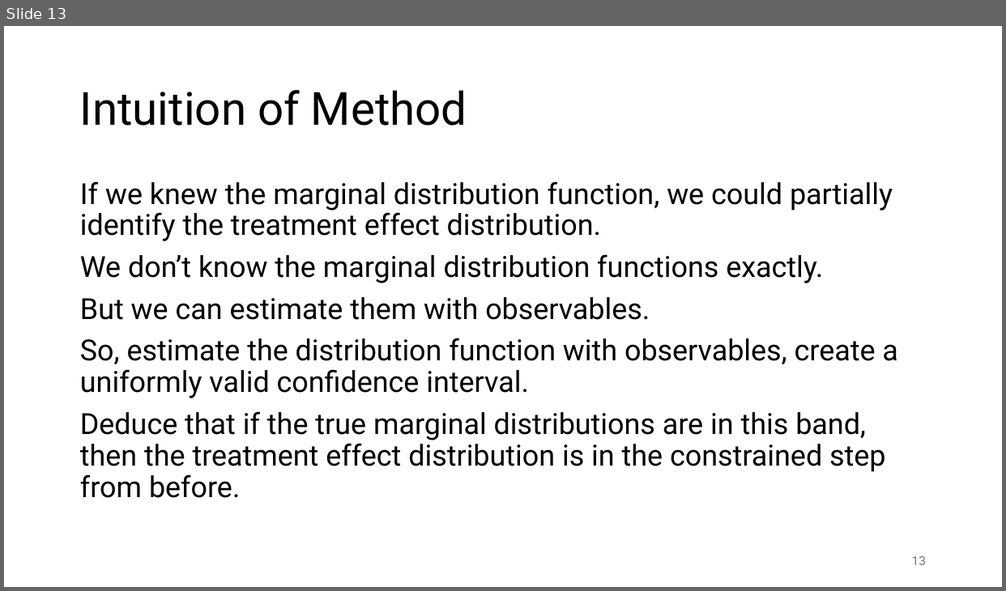
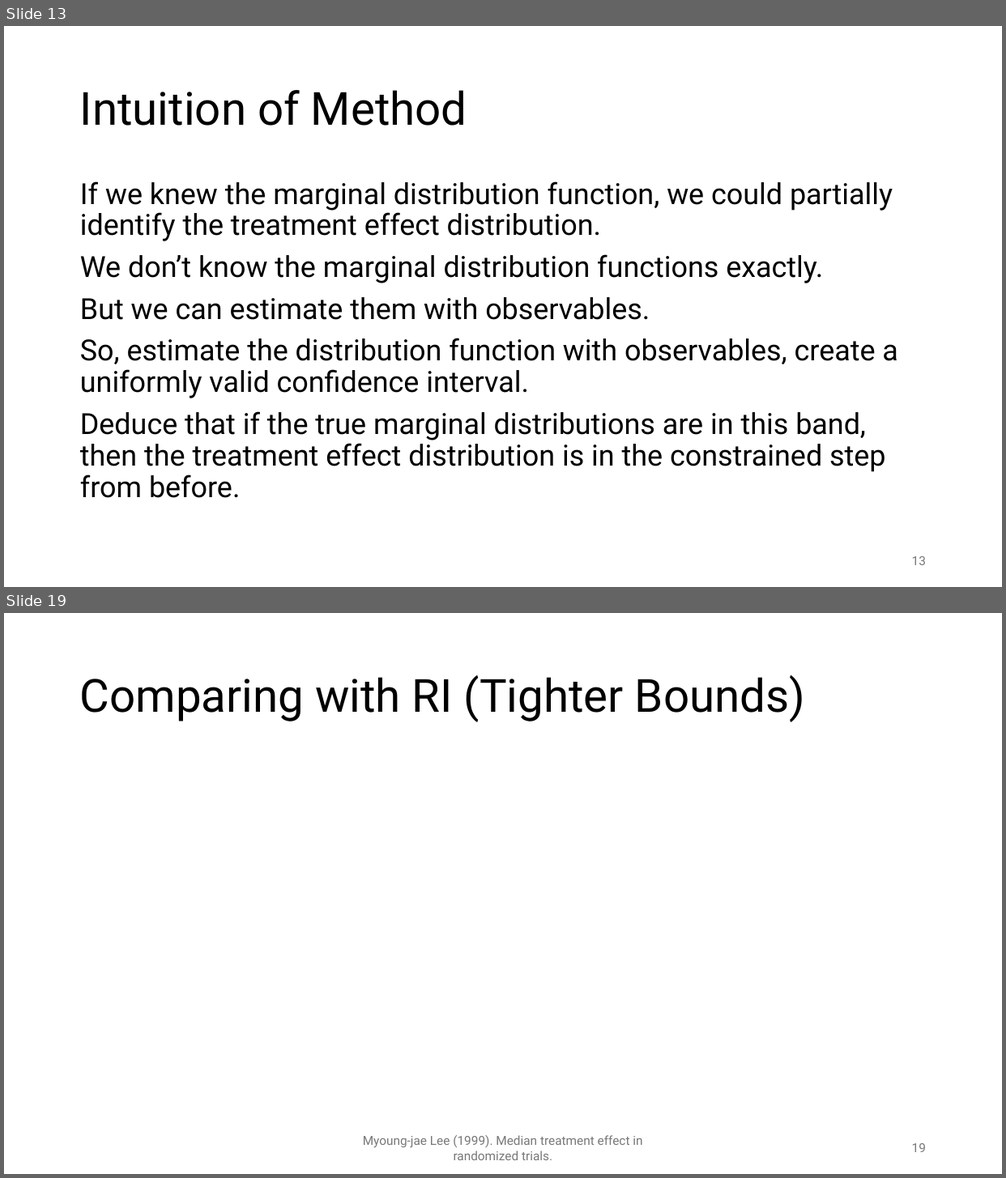
Before and after one commit to chasehmathis/dkw-ind-treat-effect, a slide deck: dkw-po-presentation.pptx. Shown one above the other, each under a label of ours: slide 13 before the commit, slides 13 and 19 after it; the slides between them are not shown. The pictures are 1006x591 and 1006x1178 pixels, drawn with LibreOffice and Linux fonts; fonts in the diff are those of the drawing. Boxes give left, top, right and bottom in pixels: in the first picture for what was removed or moved away, otherwise in the second. Text is boxed around its words. In the diff, an @@ line names an element or a change of style, - is before the commit and + after.

```diff
--- a/dkw-po-presentation.pptx
+++ b/dkw-po-presentation.pptx
@@ slide 19 added at [4, 613, 1002, 1174], background #FFFFFF @@
@@ title added at [80, 675, 805, 722], 44 pt, text #000000 @@
+Comparing with RI (Tighter Bounds)
@@ text added at [363, 1135, 642, 1161], 12 pt, text #797979 @@
+Myoung-jae Lee (1999). Median treatment effect in randomized trials.
@@ page number added at [912, 1144, 926, 1152], 12 pt, text #797979 @@
+19
```
Also in this commit, not shown: 6 other slides added, 20 other files.
